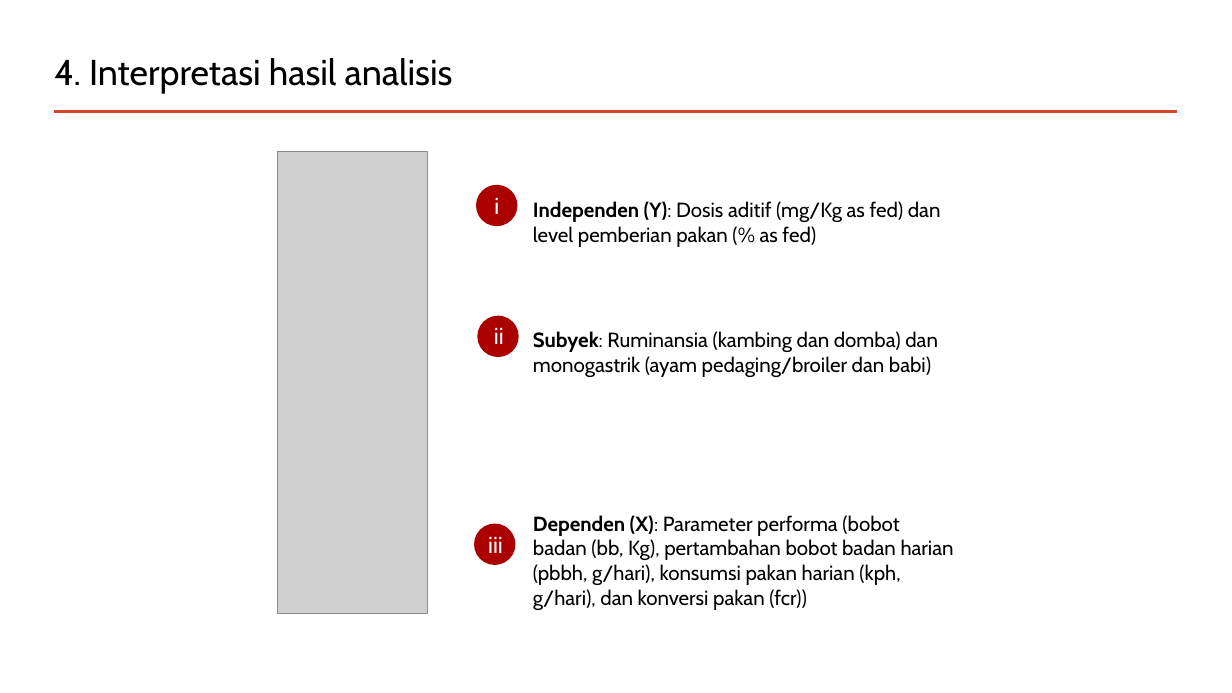
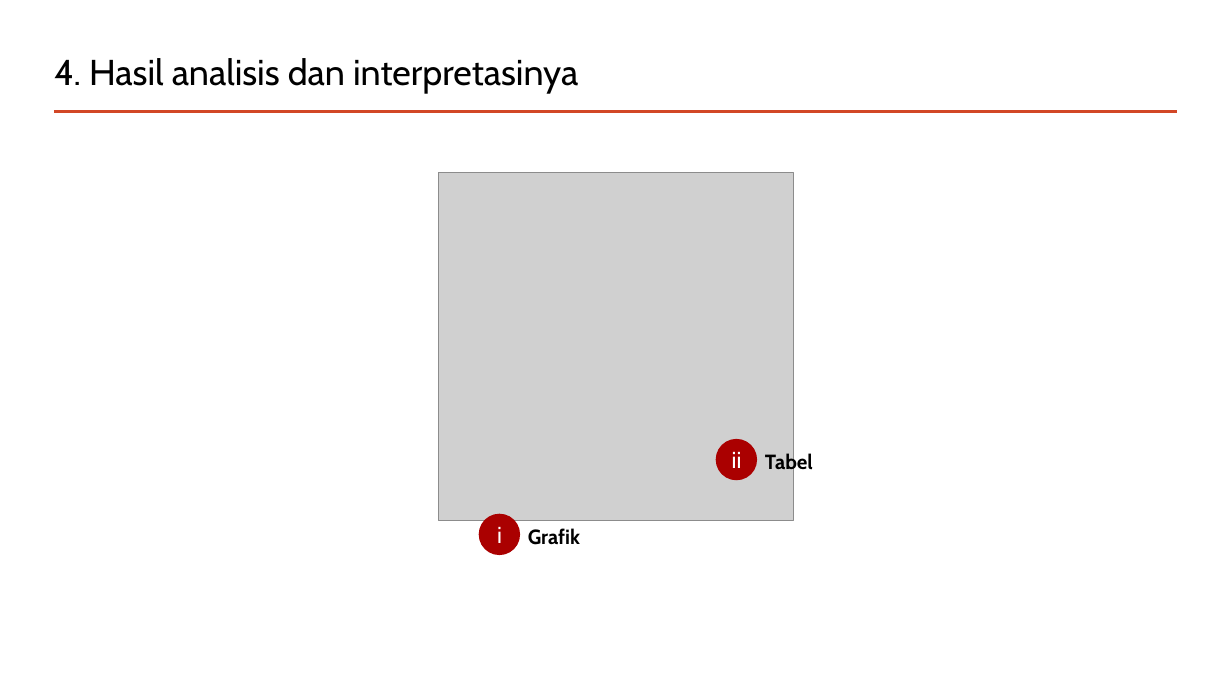
Before and after one commit to mohammad-miftakhus-sholikin/pelatihan-2020-metal, a slide deck: slide 14 of ch3_reference/Presentation_2022__Sholikin.pptx. Drawn at 1232x693 pixels with LibreOffice and Linux fonts; fonts in the diff are those of the drawing; grey boxes stand for pictures. Boxes give left, top, right and bottom in pixels: in the first picture for what was removed or moved away, otherwise in the second. Text is boxed around its words. In the diff, an @@ line names an element or a change of style, - is before the commit and + after.

```diff
--- a/ch3_reference/Presentation_2022__Sholikin.pptx
+++ b/ch3_reference/Presentation_2022__Sholikin.pptx
@@ title at (54, 58, 578, 94): text changed @@
-4. Interpretasi hasil analisis
+4. Hasil analisis dan interpretasinya
@@ picture removed at (277, 152, 427, 614) @@
@@ picture added at (439, 173, 794, 521) @@
@@ text removed at (533, 201, 954, 610) @@
-Independen (Y): Dosis aditif (mg/Kg as fed) dan level pemberian pakan (% as fed)
-Subyek: Ruminansia (kambing dan domba) dan monogastrik (ayam pedaging/broiler dan babi)
-Dependen (X): Parameter performa (bobot badan (bb, Kg), pertambahan bobot badan harian (pbbh, g/hari), konsumsi pakan harian (kph, g/hari), dan konversi pakan (fcr))
@@ ellipse removed at (478, 316, 519, 358) @@
@@ text "ii": place and size @@
-text "ii" at (494, 328, 504, 344)
+text "ii" at (732, 452, 742, 468)
@@ ellipse: place and size @@
-ellipse at (476, 185, 518, 226)
+ellipse at (716, 439, 758, 481)
@@ text added at (765, 452, 813, 475), 16 pt, text #000000, bold @@
+Tabel
@@ text "i": place and size @@
-text "i" at (494, 198, 499, 214)
+text "i" at (497, 527, 502, 543)
@@ ellipse: place and size @@
-ellipse at (474, 524, 516, 566)
+ellipse at (479, 514, 520, 555)
@@ text removed at (488, 537, 503, 553) @@
-iii
@@ text added at (528, 528, 580, 545), 16 pt, text #000000, bold @@
+Grafik
```
Also in this commit, not shown: 7 other slides changed, 6 slides added, 5 other files.
